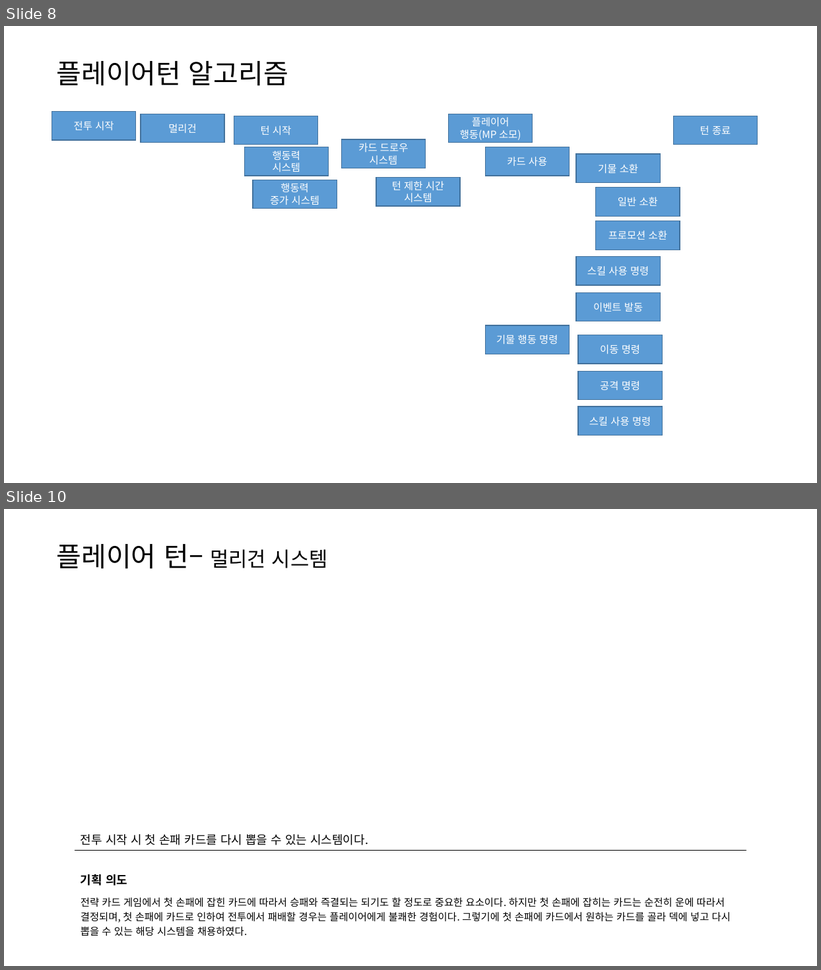
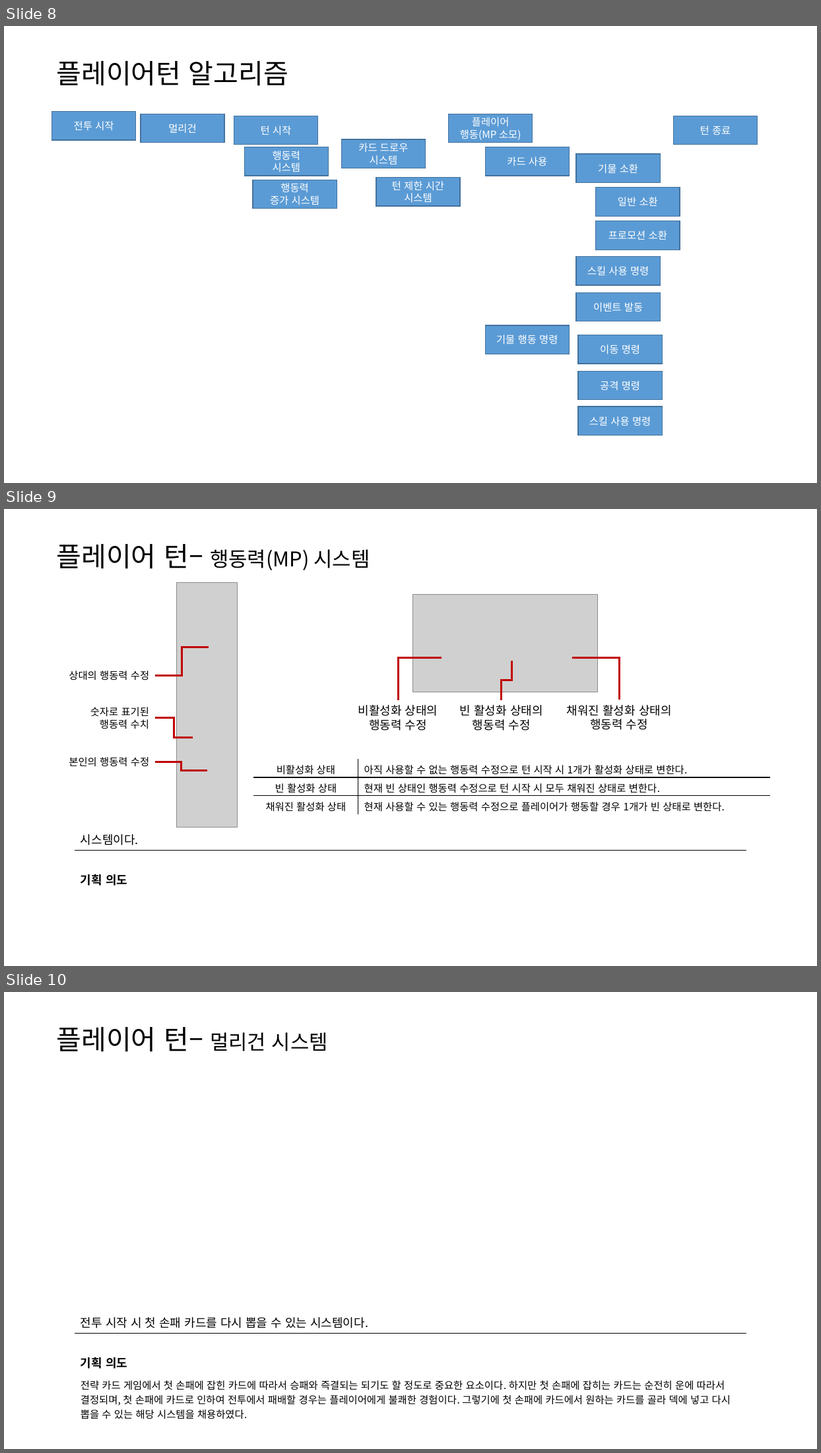
Before and after one commit to yjk0401/unityenginebasic_9th, a slide deck: 기획/체스/체스 전투 시스템 기획서.pptx. Shown one above the other, each under a label of ours: slides 8 and 10 before the commit, slides 8, 9 and 10 after it; the slides between them are not shown. The pictures are 821x970 and 821x1453 pixels, drawn with LibreOffice and Linux fonts; fonts in the diff are those of the drawing; grey boxes stand for pictures. Boxes give left, top, right and bottom in pixels: in the first picture for what was removed or moved away, otherwise in the second. Text is boxed around its words. In the diff, an @@ line names an element or a change of style, - is before the commit and + after.

```diff
--- a/기획/체스/체스 전투 시스템 기획서.pptx
+++ b/기획/체스/체스 전투 시스템 기획서.pptx
@@ slide 9 added at [4, 509, 817, 966], background #FFFFFF @@
@@ text added at [56, 544, 370, 570], 24 pt, text #000000 @@
+플레이어 턴– 행동력(MP) 시스템
@@ picture added at [177, 582, 237, 827] @@
@@ picture added at [413, 594, 597, 692] @@
@@ elbow line added from (155, 676) to (209, 648), #C00000 2.25 pt @@
@@ elbow line added from (398, 700) to (442, 658), #C00000 2.25 pt @@
@@ elbow line added from (502, 700) to (512, 661), #C00000 2.25 pt @@
@@ elbow line added from (620, 700) to (572, 658), #C00000 2.25 pt @@
@@ text added at [69, 671, 149, 681], 12 pt, text #000000 @@
+상대의 행동력 수정
@@ text added at [358, 705, 438, 731], 14 pt, text #000000 @@
+비활성화 상태의
+행동력 수정
@@ text added at [460, 705, 543, 731], 14 pt, text #000000 @@
+빈 활성화 상태의
+행동력 수정
@@ text added at [567, 705, 672, 730], 14 pt, text #000000 @@
+채워진 활성화 상태의
+행동력 수정
@@ text added at [90, 707, 149, 729], 12 pt, text #000000 @@
+숫자로 표기된
+행동력 수치
@@ elbow line added from (155, 718) to (193, 738), #C00000 2.25 pt @@
@@ text added at [69, 757, 149, 767], 12 pt, text #000000 @@
+본인의 행동력 수정
@@ elbow line added from (155, 762) to (207, 770), #C00000 2.25 pt @@
@@ table added at [254, 759, 771, 815], 3 rows, 2 columns @@
+비활성화 상태 | 아직 사용할 수 없는 행동력 수정으로 턴 시작 시 1개가 활성화 상태로 변한다.
+빈 활성화 상태 | 현재 빈 상태인 행동력 수정으로 턴 시작 시 모두 채워진 상태로 변한다.
+채워진 활성화 상태 | 현재 사용할 수 있는 행동력 수정으로 플레이어가 행동할 경우 1개가 빈 상태로 변한다.
@@ table added at [74, 827, 746, 900], 3 rows, 1 columns @@
+시스템이다.
+기획 의도
+
```
Also in this commit, not shown: 9 slides changed, 1 slide removed, 1 other file.
